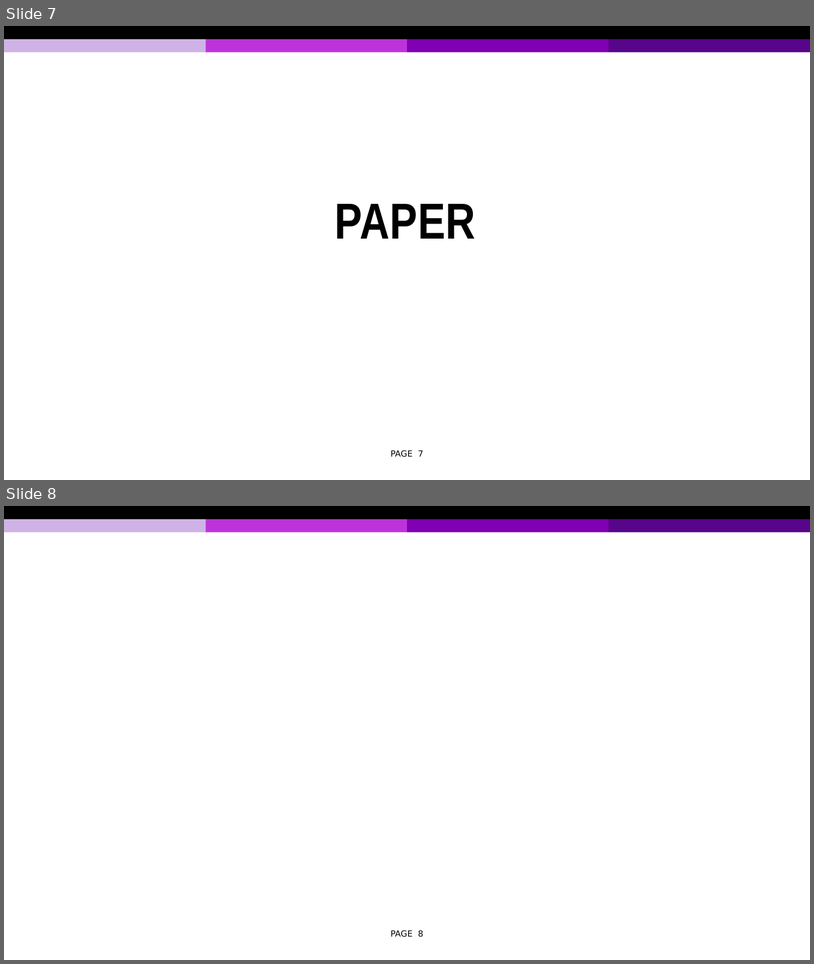
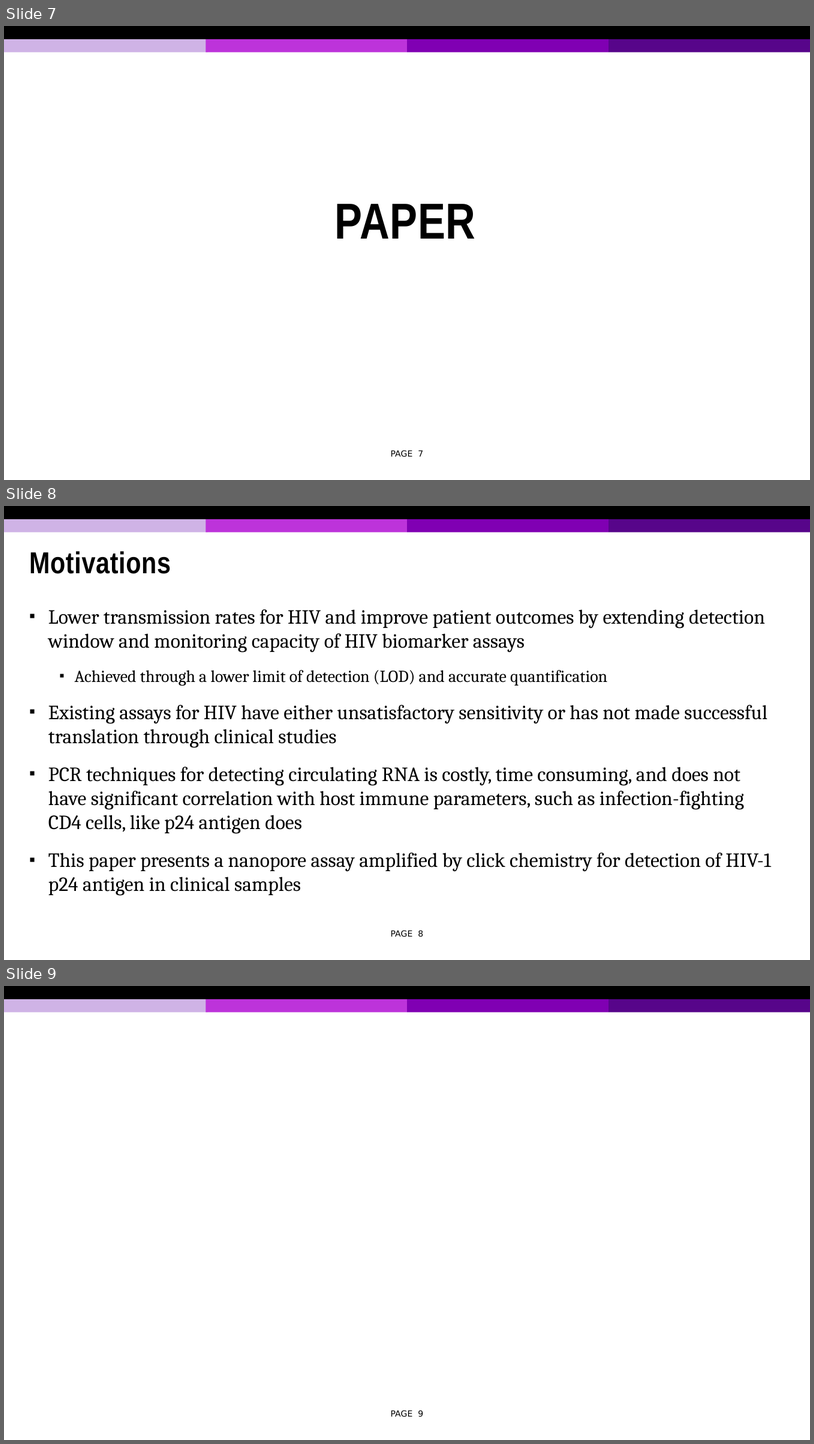
Before and after one commit to tonymin/ECE730, a slide deck: Presentation 2.pptx. Shown one above the other, each under a label of ours: slides 7 and 8 before the commit, slides 7, 8 and 9 after it. The pictures are 814x964 and 814x1444 pixels, drawn with LibreOffice and Linux fonts; fonts in the diff are those of the drawing; background and template pictures are left out. Boxes give left, top, right and bottom in pixels: in the first picture for what was removed or moved away, otherwise in the second. Text is boxed around its words. In the diff, an @@ line names an element or a change of style, - is before the commit and + after.

```diff
--- a/Presentation 2.pptx
+++ b/Presentation 2.pptx
@@ slide 8 added at <box>4,506,810,960</box>, background #FFFFFF; not listed: 5 template elements that a slide beside it also shows @@
@@ title added at <box>29,551,171,574</box>, 27 pt, text #000000, bold @@
+Motivations
@@ text added at <box>48,609,771,895</box>, 18 pt, text #000000 @@
+▪ Lower transmission rates for HIV and improve patient outcomes by extending detection window and monitoring capacity of HIV biomarker assays
+  ▪ Achieved through a lower limit of detection (LOD) and accurate quantification
+▪ Existing assays for HIV have either unsatisfactory sensitivity or has not made successful translation through clinical studies
+▪ PCR techniques for detecting circulating RNA is costly, time consuming, and does not have significant correlation with host immune parameters, such as infection-fighting CD4 cells, like p24 antigen does
+▪ This paper presents a nanopore assay amplified by click chemistry for detection of HIV-1 p24 antigen in clinical samples
@@ page number added at <box>391,930,423,937</box>, 7.5 pt, text #000000 @@
+PAGE 8
@@ what was slide 8 is now slide 9 @@
@@ page number at <box>391,1410,423,1417</box>: text changed @@
-PAGE 8
+PAGE 9
```
Also in this commit, not shown: 3 slides changed, 1 other slide added, 1 slide removed, 1 other file.
